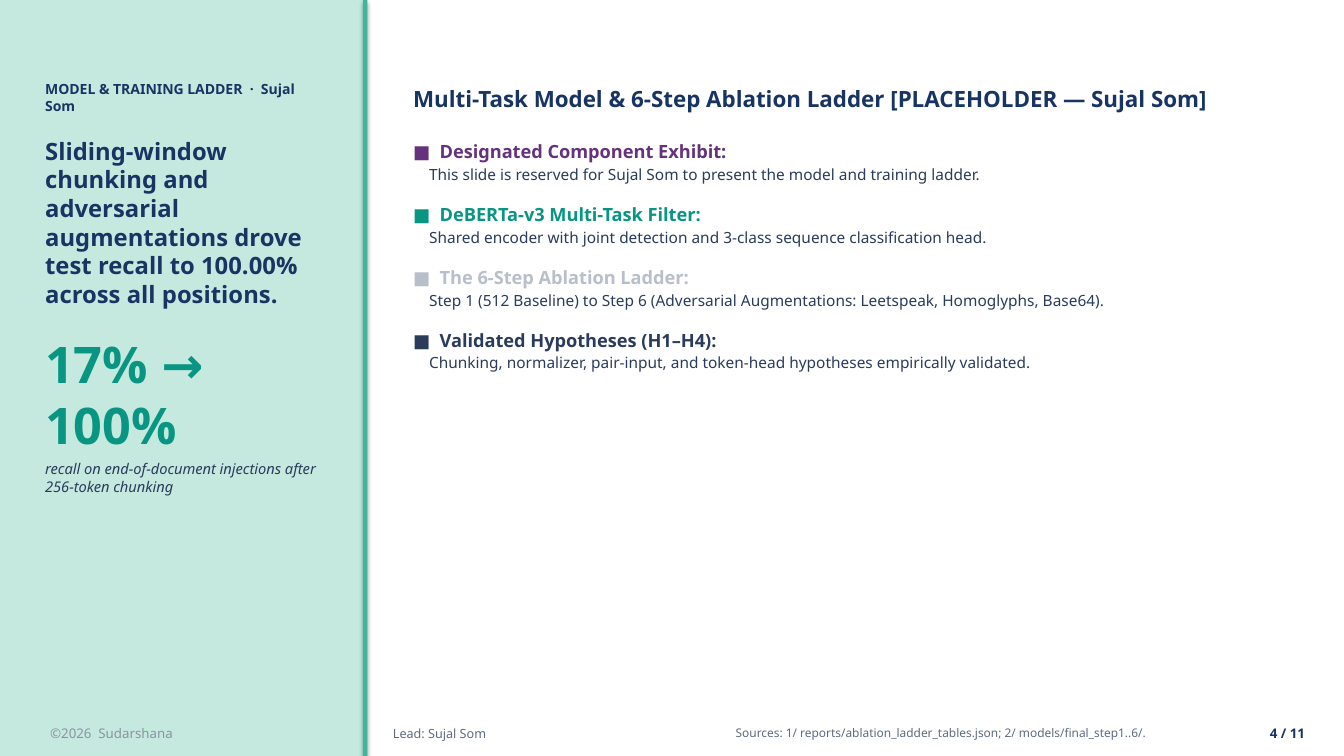
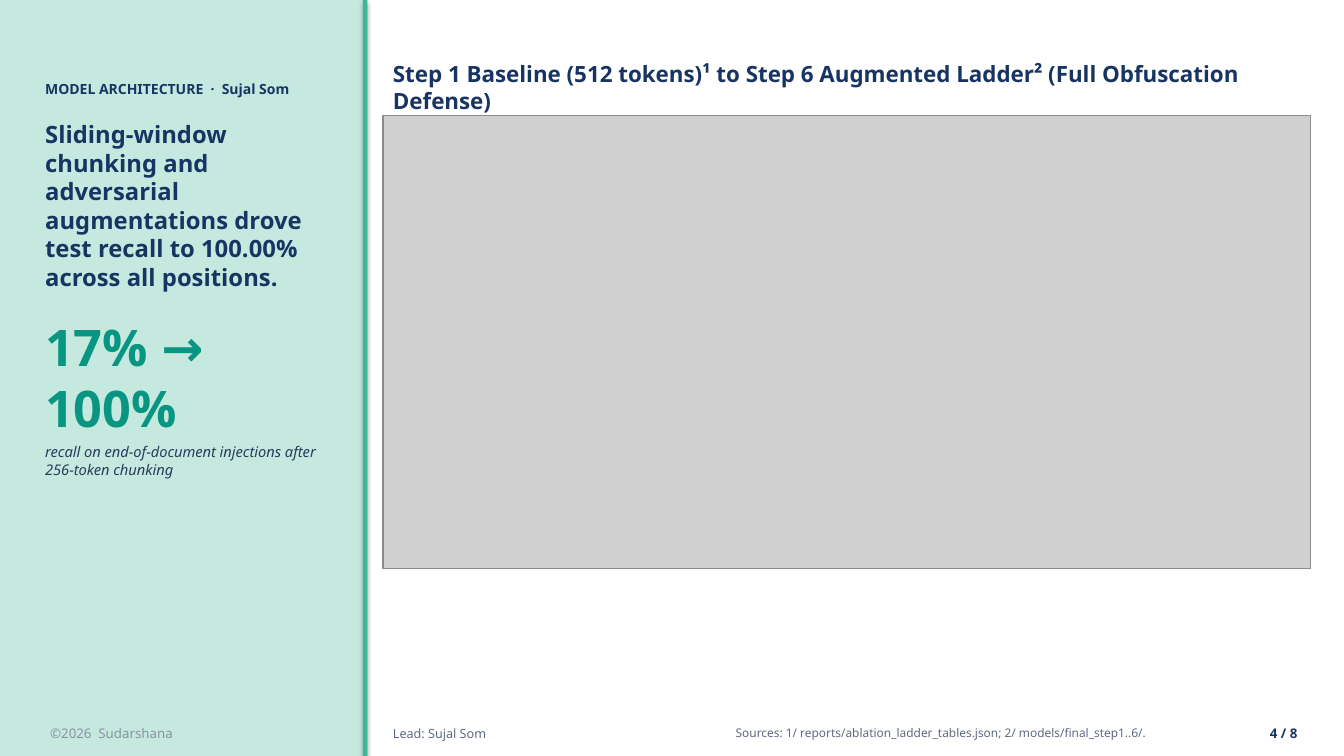
Before and after one commit to HarK-github/Sudarshana, a slide deck: slide 4 of reports/Sudarshana_a16z_Presentation.pptx. Drawn at 1344x756 pixels with LibreOffice and Linux fonts; fonts in the diff are those of the drawing; grey boxes stand for pictures. Boxes give left, top, right and bottom in pixels: in the first picture for what was removed or moved away, otherwise in the second. Text is boxed around its words. In the diff, an @@ line names an element or a change of style, - is before the commit and + after.

Commit message:
feat(slides): brief 8-slide all-authors presentation with dedicated charts and zero lingering text

```diff
--- a/reports/Sudarshana_a16z_Presentation.pptx
+++ b/reports/Sudarshana_a16z_Presentation.pptx
@@ text at [45, 83, 289, 98]: text changed @@
-MODEL & TRAINING LADDER · Sujal Som
+MODEL ARCHITECTURE · Sujal Som
@@ text added at [393, 63, 1238, 113], 16 pt, text #173462, bold @@
+Step 1 Baseline (512 tokens)¹ to Step 6 Augmented Ladder² (Full Obfuscation Defense)
@@ picture added at [383, 116, 1311, 569] @@
@@ text removed at [413, 90, 1206, 372] @@
-Multi-Task Model & 6-Step Ablation Ladder [PLACEHOLDER — Sujal Som]
-■ Designated Component Exhibit:
-This slide is reserved for Sujal Som to present the model and training ladder.
-■ DeBERTa-v3 Multi-Task Filter:
-Shared encoder with joint detection and 3-class sequence classification head.
-■ The 6-Step Ablation Ladder:
-Step 1 (512 Baseline) to Step 6 (Adversarial Augmentations: Leetspeak, Homoglyphs, Base64).
-■ Validated Hypotheses (H1–H4):
-Chunking, normalizer, pair-input, and token-head hypotheses empirically validated.
@@ text at [1270, 728, 1298, 738]: text changed @@
-4 / 11
+4 / 8
```
Also in this commit, not shown: 7 other slides changed, 3 slides removed, 6 other files.
